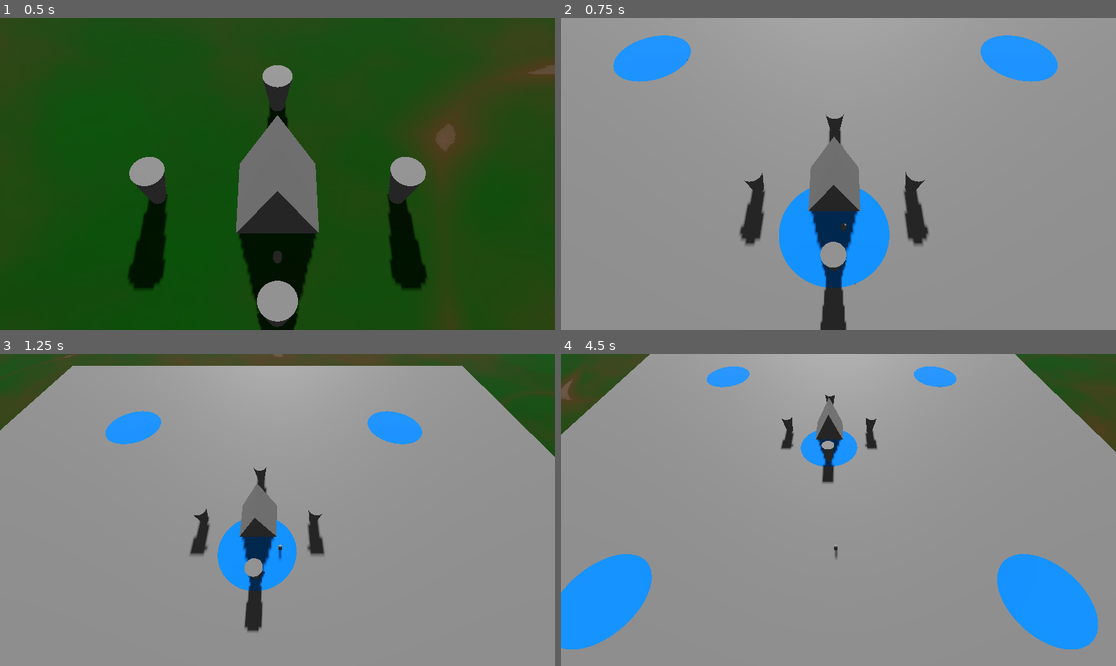
Above: before the commit, frames 1-4 (two rows, left to right).
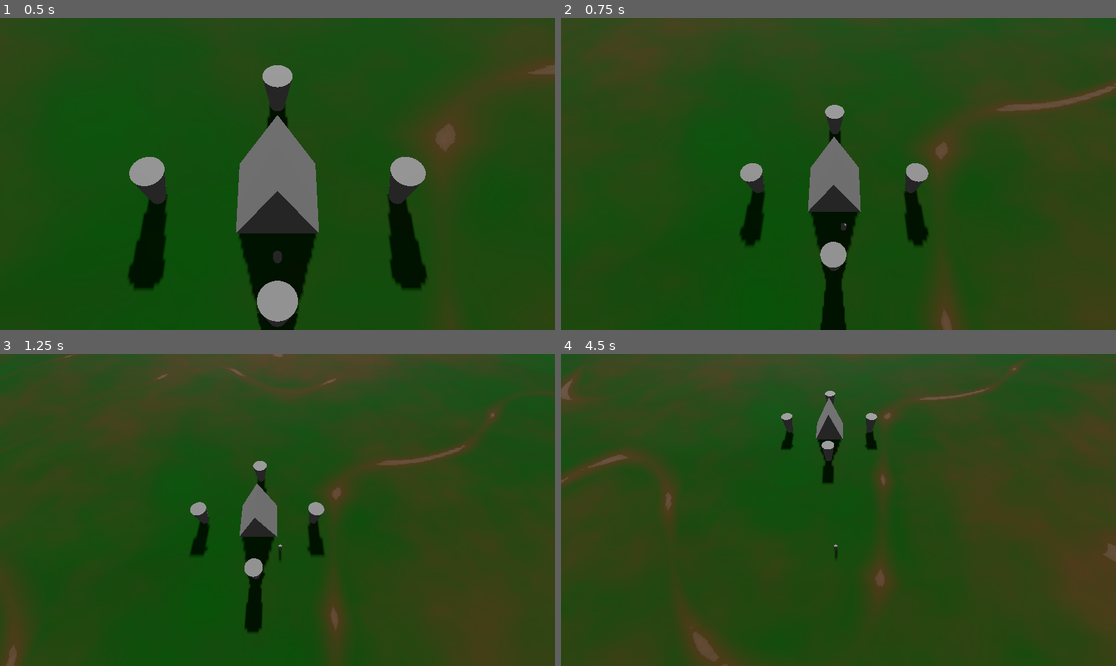
Above: after the commit, the same moments.

Repository: AngryCyboot/LD55
Game: Godot game, scene res://Main.tscn
The game is run twice, just before and just after one commit, with the same random seed, the same clock (stepped at 60 frames per second) and the same inputs.
Inputs (mouse positions are in pixels of both pictures, inside the frame that each line leads up to):
- Up to frame 1 (0.5 s): no input
- Up to frame 2 (0.75 s): tap Enter (ui_accept) at 0.5 s; move the mouse to (960, 158) at 0.52 s; hold D (East) from 0.53 s (still down); hold Space (Context) from 0.53 s (still down); click (960, 158) at 0.67 s
- Up to frame 3 (1.25 s): keep holding D (East); keep holding Space (Context); tap Enter (ui_accept) at 0.77 s
- Up to frame 4 (4.5 s): move the mouse to (727, 525) at 1.27 s; release D (East) at 1.28 s; release Space (Context) at 1.28 s; hold S (South) 1.28-2.03 s; tap Space (Context) at 1.35, 2.3, 3.05, 4.35 s; tap Enter (ui_accept) at 1.52, 3.02, 3.77 s; move the mouse to (894, 441) at 2.02 s; hold D (East) 2.03-2.78 s; hold Shift (Dash) 2.03-2.78 s; move the mouse to (810, 572) at 2.77 s; hold W (North) 2.78-3.53 s; tap F at 2.85 s; click (810, 572) at 2.92 s; move the mouse to (1005, 556) at 3.52 s; hold Space (Context) 3.53-4.28 s; hold A (West) from 3.53 s (still down); move the mouse to (672, 463) at 4.27 s

Frame 1 is identical in both runs. In frame 2, 97% of the frame differs, in the area x 0-100%, y 0-100%; in frame 3, 91%; in frame 4, 94%.

Commit message:
Unsummoning circle destroyed when character goes too far + unsummoning circle can be drawn only when close to Boss

Diff:
--- a/Character/Char.gd
+++ b/Character/Char.gd
@@ -1,4 +1,5 @@
 extends CharacterBody3D
+
 
 @export var dash_time : float = 0.2
 @export var dash_speed : float = 20
@@ -6,12 +7,22 @@
 @export var death_sound : AudioStreamPlayer3D
 @export var spawn_sound : AudioStreamPlayer3D
 
+
 var dashing : bool = false
 var timer : float = 0
+var _current_boss:Boss = null
 var _current_unsummoning_circle:Node3D = null
 var _current_unsummoning_circle_part:CirclePart = null
 
+
 @onready var _unsummoning_circle_scene:= preload("res://Character/UnsummonCircle.tscn")
+
+
+func _ready():
+	# todo: a boss spawner and a signal "boss_spawned"
+	for b in get_tree().get_nodes_in_group("Boss"):
+		b.connect("character_entered_unsummoning_area", enter_boss_unsummoning_area)
+		b.connect("character_exited_unsummoning_area", exit_boss_unsummoning_area)
 
 
 func _process(delta):
@@ -25,6 +36,7 @@
 			dashing = false
 	move_and_slide()
 
+
 func _input(event):
 	if event.is_action_pressed("Dash") and not dashing:
 		dashing = true
@@ -33,8 +45,7 @@
 		velocity *= dash_speed
 	if event.is_action_pressed("Context"):
 		if _current_unsummoning_circle == null:
-			#todo can summon circle ?
-			if true:
+			if _current_boss:
 				draw_unsummon_circle()
 		elif _current_unsummoning_circle_part != null:
 			draw_unsummon_circle_part()
@@ -45,6 +56,7 @@
 	_current_unsummoning_circle.position = Vector3(global_position.x, 0.1, global_position.z)
 	_current_unsummoning_circle.connect("character_entered_part", enter_part)
 	_current_unsummoning_circle.connect("character_exited_part", exit_part)
+	_current_unsummoning_circle._boss_to_unsummon = _current_boss
 	get_tree().root.add_child(_current_unsummoning_circle, true)
 
 
@@ -59,3 +71,12 @@
 func exit_part(part:CirclePart):
 	if part == _current_unsummoning_circle_part:
 		_current_unsummoning_circle_part = null
+
+
+func enter_boss_unsummoning_area(boss:Boss):
+	_current_boss = boss
+
+
+func exit_boss_unsummoning_area(boss:Boss):
+	if boss == _current_boss:
+		_current_boss = null
--- a/Character/UnsummonCircle.gd
+++ b/Character/UnsummonCircle.gd
@@ -5,17 +5,20 @@
 signal character_exited_part(part)
 
 
+var _boss_to_unsummon:NavAgent= null
 var parts:Array[CirclePart]=[]
 @onready var center:Area3D=$Center
+@onready var circle_limit:Area3D=$CircleLimit
 
 
 func _ready() -> void:
-	pass # Replace with function body.
+	assert(_boss_to_unsummon)
 	for n in get_children():
 		if n is CirclePart:
 			parts.append(n)
 			n.area.connect("body_entered", _body_entered_part_center.bind(n))
 			n.area.connect("body_exited", _body_exited_part_center.bind(n))
+	circle_limit.connect("body_exited", _body_exited_circle)
 
 
 func _body_entered_part_center(body:Node3D, part:CirclePart):
@@ -26,3 +29,12 @@
 func _body_exited_part_center(body:Node3D, part:CirclePart):
 	if body.is_in_group("Character"):
 		emit_signal("character_exited_part", part)
+
+
+func _body_exited_circle(body:Node3D):
+	if body.is_in_group("Character"):
+		destroy()
+
+
+func destroy():
+	queue_free()
--- a/Character/UnsummonCircle.tscn
+++ b/Character/UnsummonCircle.tscn
@@ -19,6 +19,10 @@
 bottom_radius = 10.0
 height = 0.001
 
+[sub_resource type="CylinderShape3D" id="CylinderShape3D_vy342"]
+height = 10.0
+radius = 120.0
+
 [sub_resource type="PlaneMesh" id="PlaneMesh_c17a1"]
 size = Vector2(100, 100)
 
@@ -27,6 +31,7 @@
 
 [node name="Center" type="Area3D" parent="."]
 collision_layer = 16
+monitorable = false
 
 [node name="CollisionShape3D" type="CollisionShape3D" parent="Center"]
 shape = SubResource("CylinderShape3D_h3y2s")
@@ -34,6 +39,13 @@
 [node name="MeshInstance3D" type="MeshInstance3D" parent="Center"]
 transform = Transform3D(1, 0, 0, 0, 1, 0, 0, 0, 1, 0, 0.1, 0)
 mesh = SubResource("CylinderMesh_ecrox")
+
+[node name="CircleLimit" type="Area3D" parent="."]
+collision_layer = 16
+monitorable = false
+
+[node name="CollisionShape3D" type="CollisionShape3D" parent="CircleLimit"]
+shape = SubResource("CylinderShape3D_vy342")
 
 [node name="Part1" type="MeshInstance3D" parent="."]
 transform = Transform3D(1, 0, 0, 0, 1, 0, 0, 0, 1, 50, 0, 50)
@@ -43,6 +55,7 @@
 
 [node name="Center" type="Area3D" parent="Part1"]
 collision_layer = 16
+monitorable = false
 
 [node name="CollisionShape3D" type="CollisionShape3D" parent="Part1/Center"]
 shape = SubResource("CylinderShape3D_h3y2s")
@@ -59,6 +72,7 @@
 
 [node name="Center" type="Area3D" parent="Part2"]
 collision_layer = 16
+monitorable = false
 
 [node name="CollisionShape3D" type="CollisionShape3D" parent="Part2/Center"]
 shape = SubResource("CylinderShape3D_h3y2s")
@@ -75,6 +89,7 @@
 
 [node name="Center" type="Area3D" parent="Part3"]
 collision_layer = 16
+monitorable = false
 
 [node name="CollisionShape3D" type="CollisionShape3D" parent="Part3/Center"]
 shape = SubResource("CylinderShape3D_h3y2s")
@@ -91,6 +106,7 @@
 
 [node name="Center" type="Area3D" parent="Part4"]
 collision_layer = 16
+monitorable = false
 
 [node name="CollisionShape3D" type="CollisionShape3D" parent="Part4/Center"]
 shape = SubResource("CylinderShape3D_h3y2s")
--- /dev/null
+++ b/Ennemies/Boss.gd
@@ -0,0 +1,43 @@
+extends NavAgent
+class_name Boss
+
+signal character_entered_unsummoning_area(boss)
+signal character_exited_unsummoning_area(boss)
+
+
+@export var move_left_sound : AudioStreamPlayer3D
+@export var move_right_sound : AudioStreamPlayer3D
+
+
+var _audio_delay_timer := Timer.new()
+
+
+@onready var unsummoning_area:Area3D=$BossUnsummoningArea
+
+
+func _ready() -> void:
+	super() # call parent method
+	unsummoning_area.connect("body_entered", _body_entered_unsummoning_area)
+	unsummoning_area.connect("body_exited", _body_exited_unsummoning_area)
+	# audio management
+	_audio_delay_timer.wait_time = 4.0
+	_audio_delay_timer.one_shot = true
+	_audio_delay_timer.autostart = true
+	add_child(_audio_delay_timer)
+
+
+func _process(_delta: float) -> void:
+	super(_delta) # call parent method
+	#Start sound here. No automatic play to manage sound delay
+	if move_left_sound and not move_left_sound.playing : move_left_sound.play()
+	if move_right_sound and not move_right_sound.playing and _audio_delay_timer.is_stopped(): move_right_sound.play()
+
+
+func _body_entered_unsummoning_area(body:Node3D):
+	if body.is_in_group("Character"):
+		emit_signal("character_entered_unsummoning_area", self)
+
+
+func _body_exited_unsummoning_area(body:Node3D):
+	if body.is_in_group("Character"):
+		emit_signal("character_exited_unsummoning_area", self)
--- a/Ennemies/Boss.tscn
+++ b/Ennemies/Boss.tscn
@@ -1,8 +1,9 @@
-[gd_scene load_steps=10 format=3 uid="uid://dmqub28jeeye1"]
+[gd_scene load_steps=12 format=3 uid="uid://dmqub28jeeye1"]
 
 [ext_resource type="PackedScene" uid="uid://bbe1i874vdgyy" path="res://Ennemies/NavAgent.tscn" id="1_nsb7v"]
 [ext_resource type="PackedScene" uid="uid://d02t4rglf4u2y" path="res://Ennemies/leg.tscn" id="2_3ntgo"]
-[ext_resource type="Material" path="res://Material/RobotMat.tres" id="2_vvjbn"]
+[ext_resource type="Material" uid="uid://npry6wqsyid5" path="res://Material/RobotMat.tres" id="2_vvjbn"]
+[ext_resource type="Script" path="res://Ennemies/Boss.gd" id="2_y5dak"]
 [ext_resource type="ArrayMesh" uid="uid://dqsm7lbmfqm42" path="res://Ennemies/Mesh/KaijuBody.obj" id="3_ex1oi"]
 [ext_resource type="Script" path="res://Ennemies/legs_manager.gd" id="4_wk1tu"]
 [ext_resource type="Script" path="res://Ennemies/Kaiju_brain.gd" id="6_iim1w"]
@@ -14,12 +15,17 @@
 [sub_resource type="PrismMesh" id="PrismMesh_vykuq"]
 size = Vector3(8, 8, 8)
 
-[node name="Boss" node_paths=PackedStringArray("move_left_sound", "move_right_sound") instance=ExtResource("1_nsb7v")]
+[sub_resource type="CylinderShape3D" id="CylinderShape3D_ra3u8"]
+height = 10.0
+radius = 1.0
+
+[node name="Boss" node_paths=PackedStringArray("move_left_sound", "move_right_sound") groups=["Boss"] instance=ExtResource("1_nsb7v")]
 disable_mode = 2
 collision_mask = 15
 mass = 3000.0
 linear_velocity = Vector3(0, 0, 1)
 linear_damp_mode = 1
+script = ExtResource("2_y5dak")
 move_left_sound = NodePath("move_left")
 move_right_sound = NodePath("move_right")
 
@@ -92,3 +98,9 @@
 stream = ExtResource("7_7shdu")
 volume_db = 20.0
 bus = &"SFX"
+
+[node name="BossUnsummoningArea" type="Area3D" parent="." index="5"]
+
+[node name="CollisionShape3D2" type="CollisionShape3D" parent="BossUnsummoningArea" index="0"]
+transform = Transform3D(100, 0, 0, 0, 1, 0, 0, 0, 100, 0, 0, 0)
+shape = SubResource("CylinderShape3D_ra3u8")
--- a/Ennemies/NavAgent.gd
+++ b/Ennemies/NavAgent.gd
@@ -3,10 +3,8 @@
 
 
 @export var _my_boss : NavAgent
-@export var move_left_sound : AudioStreamPlayer3D
-@export var move_right_sound : AudioStreamPlayer3D
 
-var _audio_delay_timer := Timer.new()
+
 var _speed = ProjectSettings.get_setting("specific/enemies/sbire/speed", 15)
 var _angular_speed = deg_to_rad(ProjectSettings.get_setting("specific/enemies/sbire/angular_speed", 0.5))
 var _char_attraction_distance = ProjectSettings.get_setting("specific/enemies/char_attraction_distance", 80)
@@ -21,10 +19,6 @@
 
 
 func _ready() -> void:
-	_audio_delay_timer.wait_time = 4.0
-	_audio_delay_timer.one_shot = true
-	_audio_delay_timer.autostart = true
-	add_child(_audio_delay_timer)
 	if not _my_boss:
 		_speed = ProjectSettings.get_setting("specific/enemies/boss/speed", 5)
 		_angular_speed = deg_to_rad(ProjectSettings.get_setting("specific/enemies/boss/angular_speed", 0.35))
@@ -51,9 +45,7 @@
 
 func _process(_delta: float) -> void:
 	determine_target()
-	#Start sound here. No automatic play to manage sound delay
-	if move_left_sound and not move_left_sound.playing : move_left_sound.play()
-	if move_right_sound and not move_right_sound.playing and _audio_delay_timer.is_stopped(): move_right_sound.play()
+
 
 var _target_node:Node3D=null
 func determine_target() -> void:
Not shown: 1 places in Character/UnsummonCircle.tscn that only renumber resources
